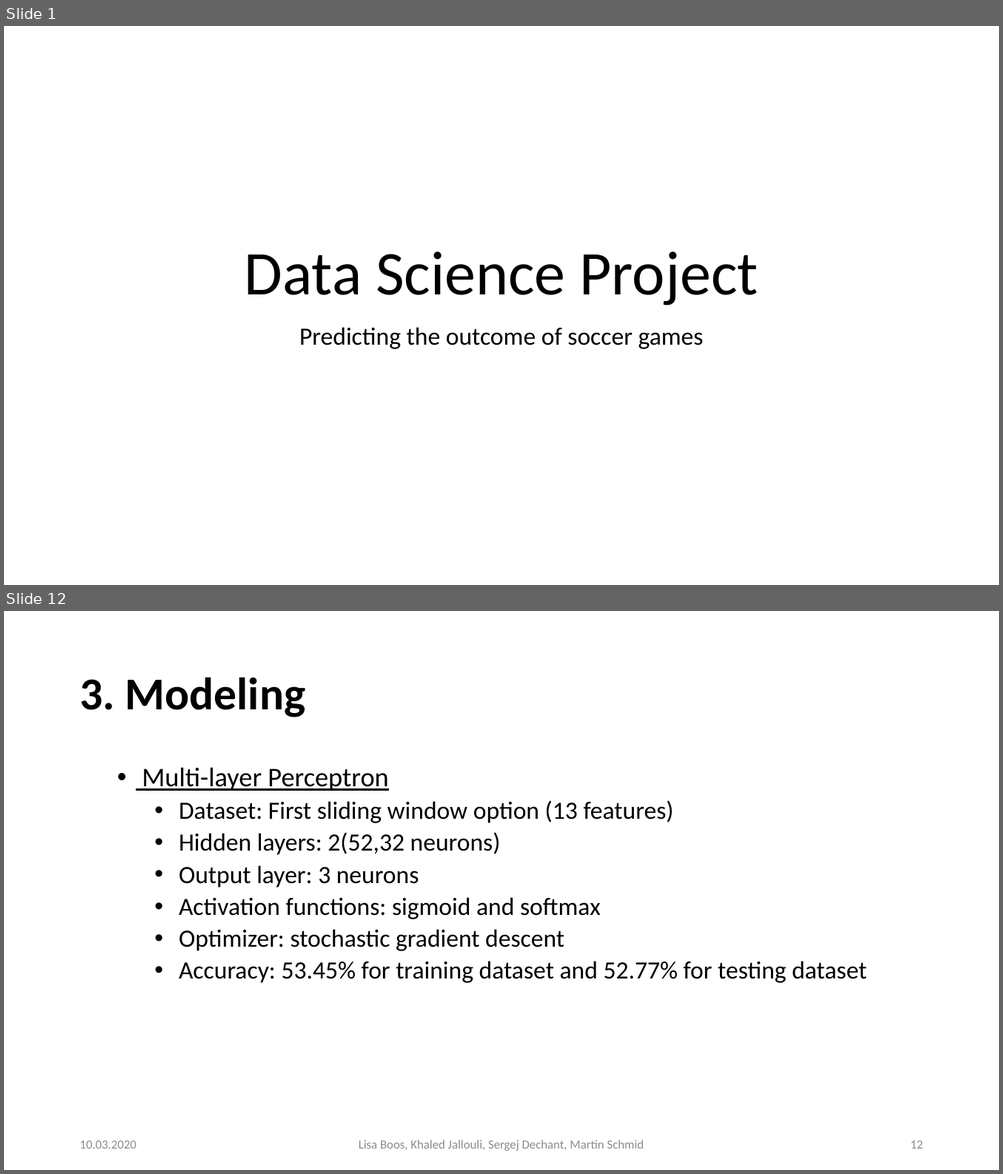
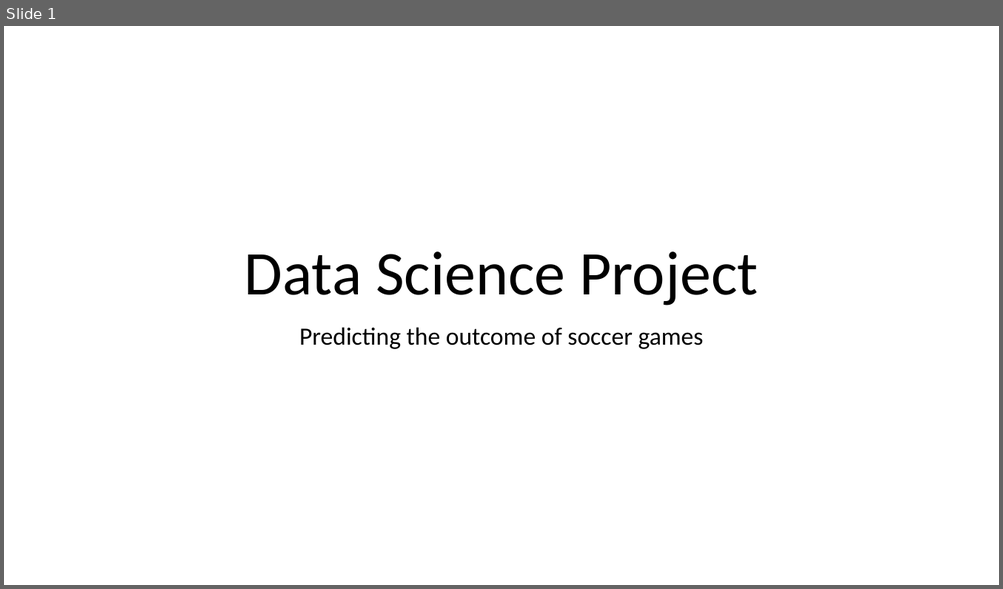
Before and after one commit to Khaledjallouli/project, a slide deck: presentationForFutureStudents/presentationFutureStudents.pptx. Shown one above the other, each under a label of ours: slides 1 and 12 before the commit, slide 1 after it; the slides between them are not shown. The pictures are 1003x1174 and 1003x589 pixels, drawn with LibreOffice and Linux fonts; fonts in the diff are those of the drawing; background and template pictures are left out. Boxes give left, top, right and bottom in pixels: in the first picture for what was removed or moved away, otherwise in the second. Text is boxed around its words. In the diff, an @@ line names an element or a change of style, - is before the commit and + after.

```diff
--- a/presentationForFutureStudents/presentationFutureStudents.pptx
+++ b/presentationForFutureStudents/presentationFutureStudents.pptx
@@ slide 12 removed at (x1=4, y1=611, x2=999, y2=1170), background #FFFFFF @@
@@ title removed at (x1=79, y1=677, x2=305, y2=718) @@
-3. Modeling
@@ text removed at (x1=142, y1=767, x2=866, y2=983) @@
-  • Multi-layer Perceptron
-    • Dataset: First sliding window option (13 features)
-    • Hidden layers: 2(52,32 neurons)
-    • Output layer: 3 neurons
-    • Activation functions: sigmoid and softmax
-    • Optimizer: stochastic gradient descent
-    • Accuracy: 53.45% for training dataset and 52.77% for testing dataset
@@ text removed at (x1=79, y1=1141, x2=136, y2=1149) @@
-10.03.2020
@@ text removed at (x1=358, y1=1140, x2=644, y2=1151) @@
-Lisa Boos, Khaled Jallouli, Sergej Dechant, Martin Schmid
@@ page number removed at (x1=910, y1=1141, x2=922, y2=1149) @@
-12
```
Also in this commit, not shown: 4 slides changed, 1 slide added, 17 other slides removed.
